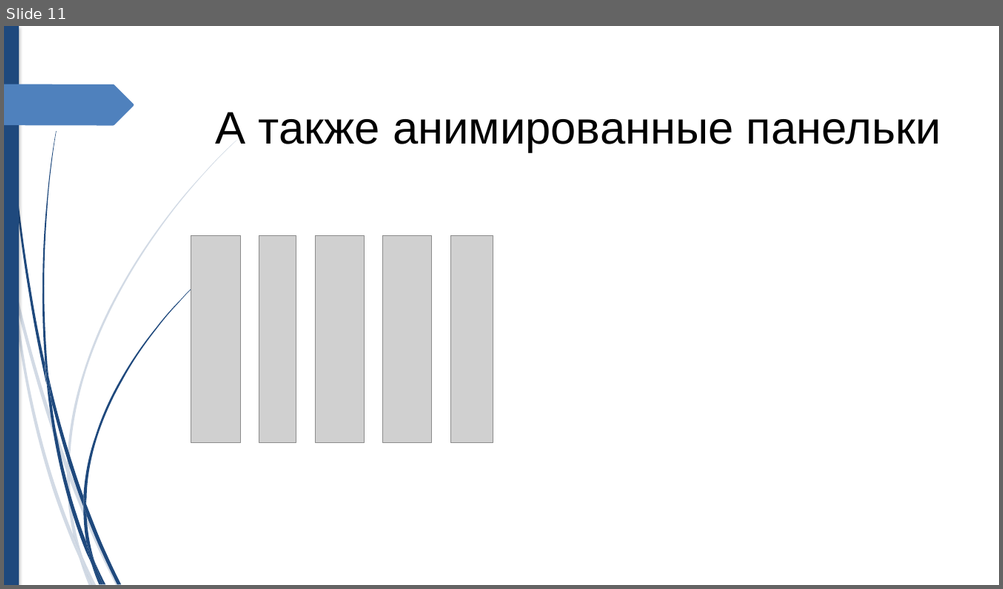
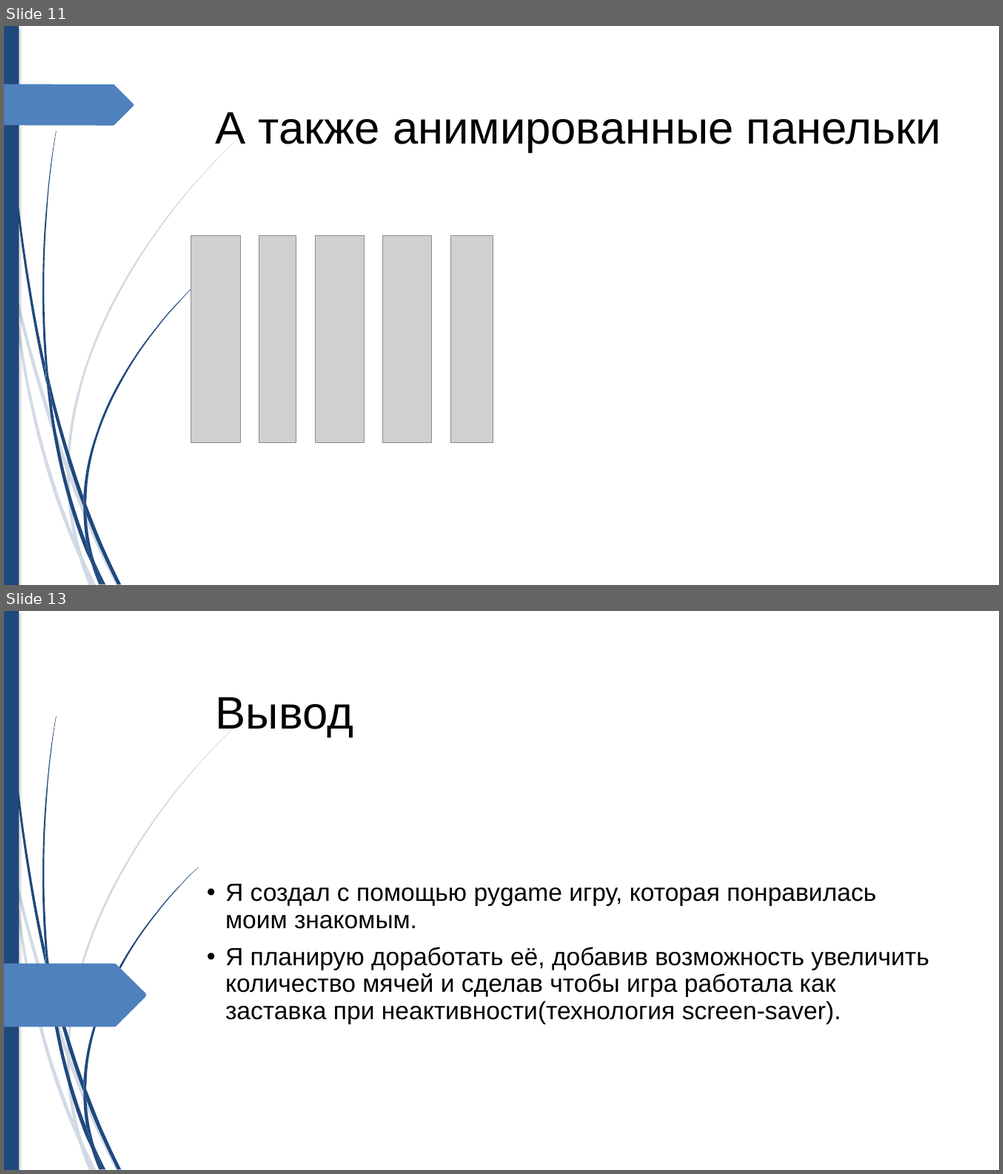
Before and after one commit to DmitriyKruchkov/pygame-project, a slide deck: Представление.pptx. Shown one above the other, each under a label of ours: slide 11 before the commit, slides 11 and 13 after it; the slides between them are not shown. The pictures are 1003x589 and 1003x1174 pixels, drawn with LibreOffice and Linux fonts; fonts in the diff are those of the drawing; grey boxes stand for pictures. Boxes give left, top, right and bottom in pixels: in the first picture for what was removed or moved away, otherwise in the second. Text is boxed around its words. In the diff, an @@ line names an element or a change of style, - is before the commit and + after.

```diff
--- a/Представление.pptx
+++ b/Представление.pptx
@@ slide 13 added at <box>4,611,999,1170</box>, background #FFFFFF; not listed: 23 template elements that a slide beside it also shows @@
@@ title added at <box>216,697,353,738</box>, 44 pt, text #000000 @@
+Вывод
@@ subtitle added at <box>225,884,928,1025</box>, 24 pt, text #000000 @@
+• Я создал с помощью pygame игру, которая понравилась моим знакомым.
+• Я планирую доработать её, добавив возможность увеличить количество мячей и сделав чтобы игра работала как заставка при неактивности(технология screen-saver).
@@ freeform shape added at <box>4,964,147,1028</box>, fill #4F81BD @@
```
Also in this commit, not shown: 1 other slide added.
